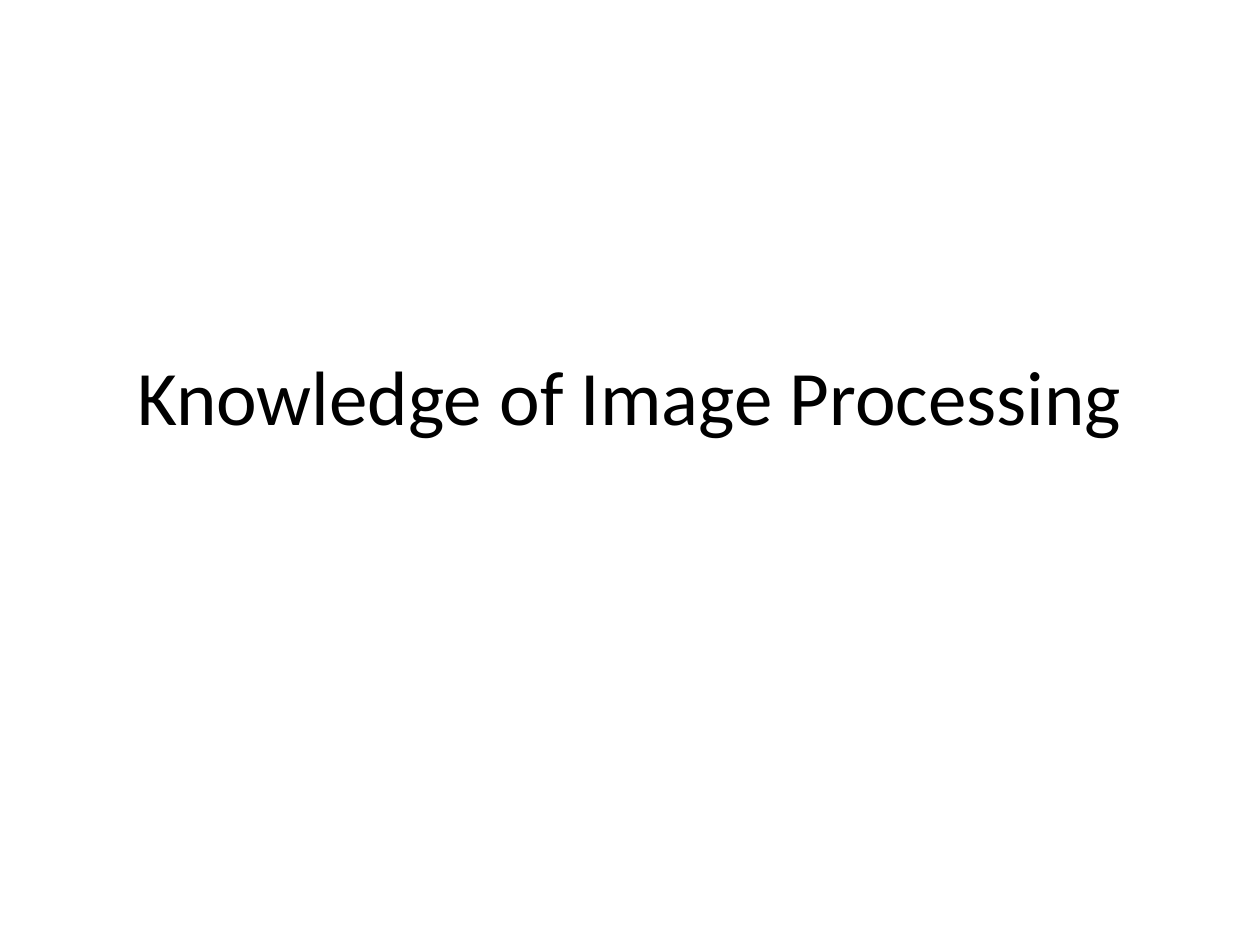
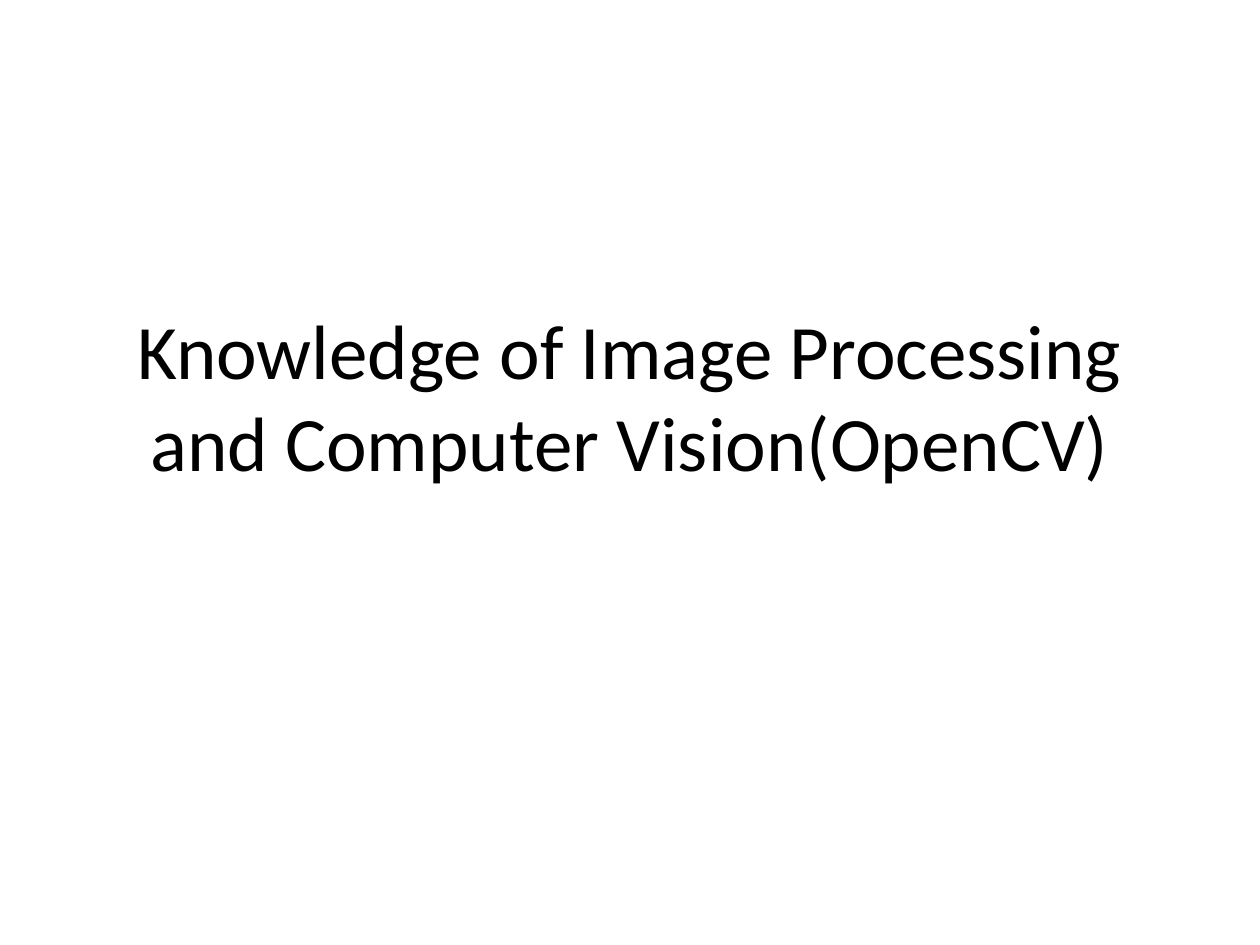
Before and after one commit to aungmyohtet/OpenCVJavaSample, a slide deck: slide 1 of KnowledgeOfImageProcessing.pptx. Drawn at 1260x945 pixels with LibreOffice and Linux fonts; fonts in the diff are those of the drawing. Boxes give left, top, right and bottom in pixels: in the first picture for what was removed or moved away, otherwise in the second. Text is boxed around its words. In the diff, an @@ line names an element or a change of style, - is before the commit and + after.

```diff
--- a/KnowledgeOfImageProcessing.pptx
+++ b/KnowledgeOfImageProcessing.pptx
@@ title at box(137, 325, 1121, 484): text changed @@
-Knowledge of Image Processing
+Knowledge of Image Processing
+and Computer Vision(OpenCV)
```
Also in this commit, not shown: 2 other slides changed, 6 slides added.
